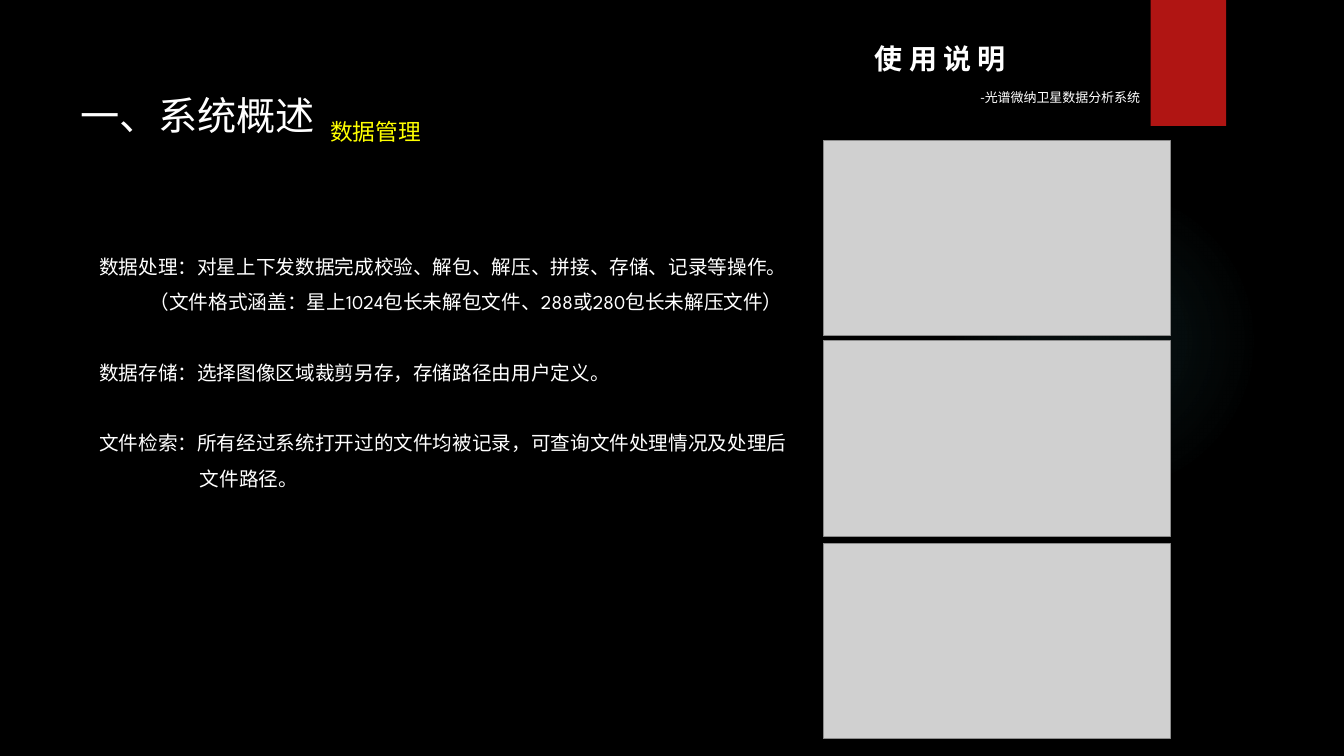
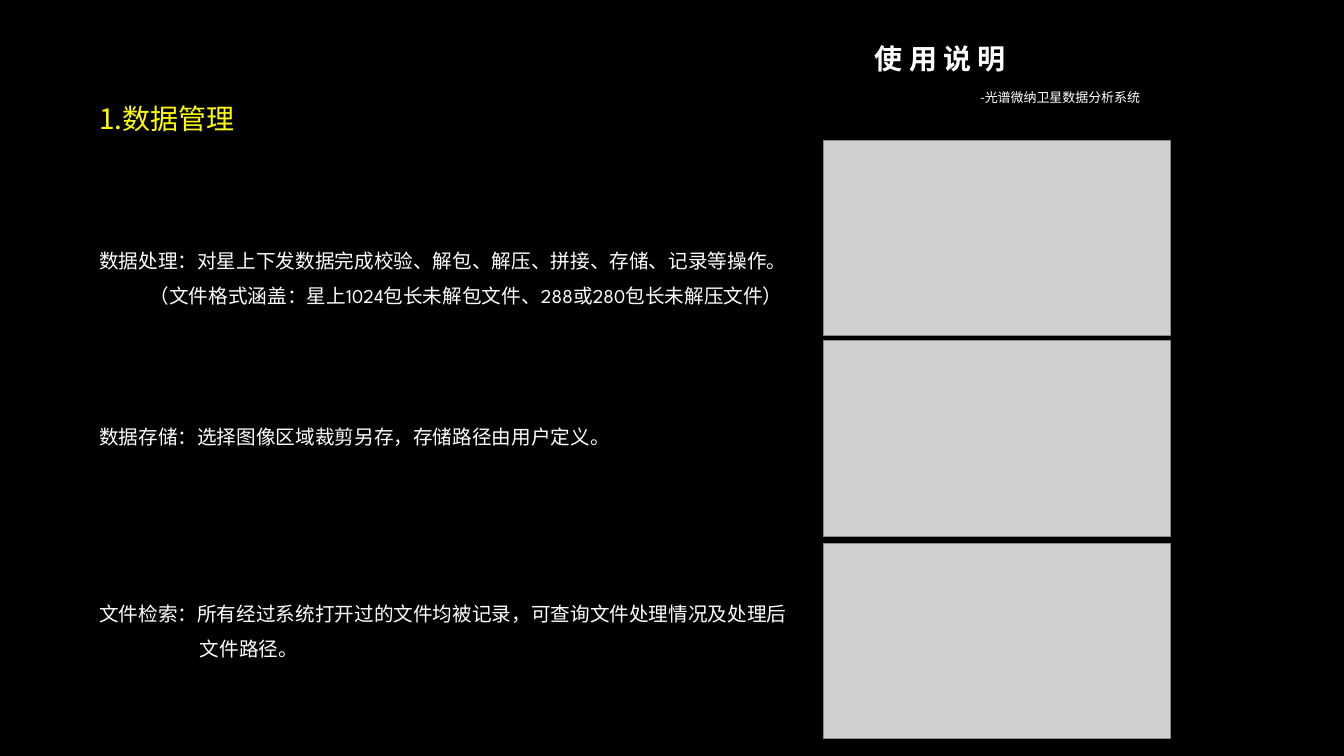
Before and after one commit to Levikov/Spectra, a slide deck: slide 6 of Spectra/image/Spectra使用说明&演示.pptx. Drawn at 1344x756 pixels with LibreOffice and Linux fonts; fonts in the diff are those of the drawing; grey boxes stand for pictures; background and template pictures are left out. Boxes give left, top, right and bottom in pixels: in the first picture for what was removed or moved away, otherwise in the second. Text is boxed around its words. In the diff, an @@ line names an element or a change of style, - is before the commit and + after.

Commit message:
ppt

```diff
--- a/Spectra/image/Spectra使用说明&演示.pptx
+++ b/Spectra/image/Spectra使用说明&演示.pptx
@@ rectangle removed at (1150, 0, 1226, 126) @@
@@ text at (99, 105, 235, 132): text changed; size 28 to 20 pt; text colour #FFFFFF to #FFFF00 @@
-一、系统概述 数据管理
+1.数据管理
@@ text "数据处理：对星上下发数据完成校验、解包、解压、拼接、存储、记录等操作。" rewrapped from (99, 257, 786, 488) to (99, 251, 786, 658) @@
```
Also in this commit, not shown: 8 other slides changed, 16 slides added.
